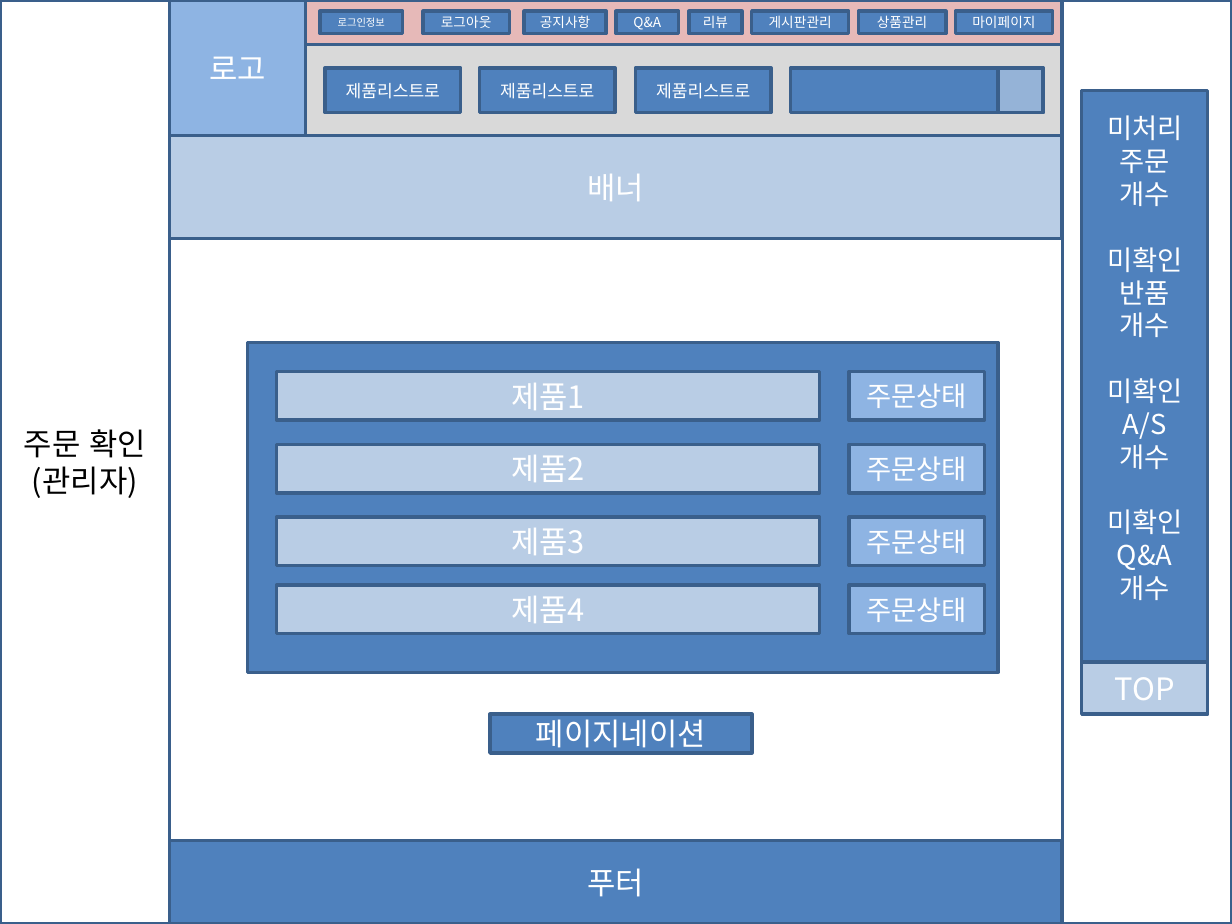
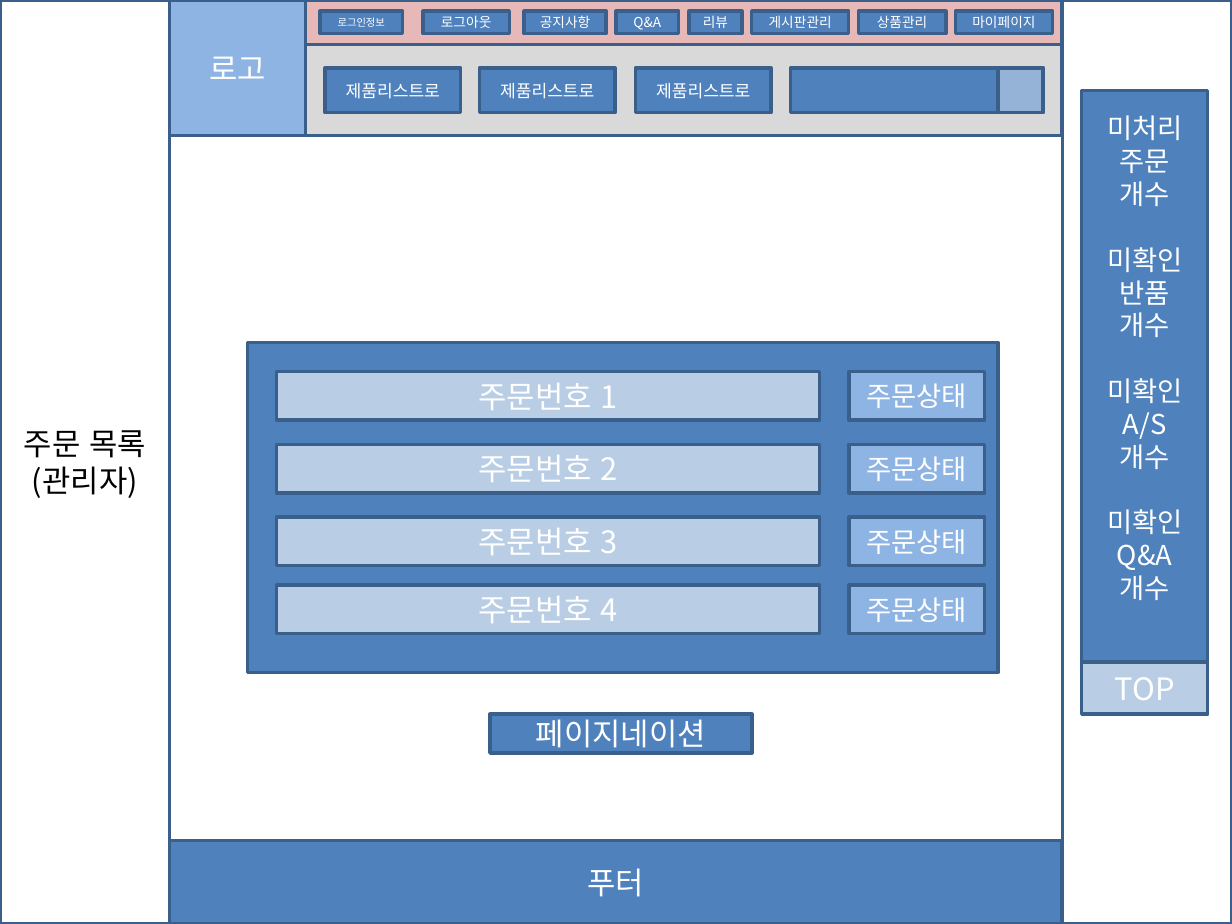
Before and after one commit to dksdlcks12/Portfolio, a slide deck: slide 34 of 스토리보드(구현 및 필요하면 추가).pptx. Drawn at 1232x924 pixels with LibreOffice and Linux fonts; fonts in the diff are those of the drawing. Boxes give left, top, right and bottom in pixels: in the first picture for what was removed or moved away, otherwise in the second. Text is boxed around its words. In the diff, an @@ line names an element or a change of style, - is before the commit and + after.

```diff
--- a/스토리보드(구현 및 필요하면 추가).pptx
+++ b/스토리보드(구현 및 필요하면 추가).pptx
@@ rectangle removed at [170,136,1062,239] @@
-배너
@@ text in rectangle at [479,383,618,410]: text changed @@
-제품1
+주문번호 1
@@ text in rectangle at [24,430,146,458]: text changed @@
-주문 확인
+주문 목록
@@ text in rectangle at [479,455,618,482]: text changed @@
-제품2
+주문번호 2
@@ text in rectangle at [479,528,618,555]: text changed @@
-제품3
+주문번호 3
@@ text in rectangle at [479,596,618,623]: text changed @@
-제품4
+주문번호 4
```
Also in this commit, not shown: 14 other slides changed, 1 slide added, 1 other file.
